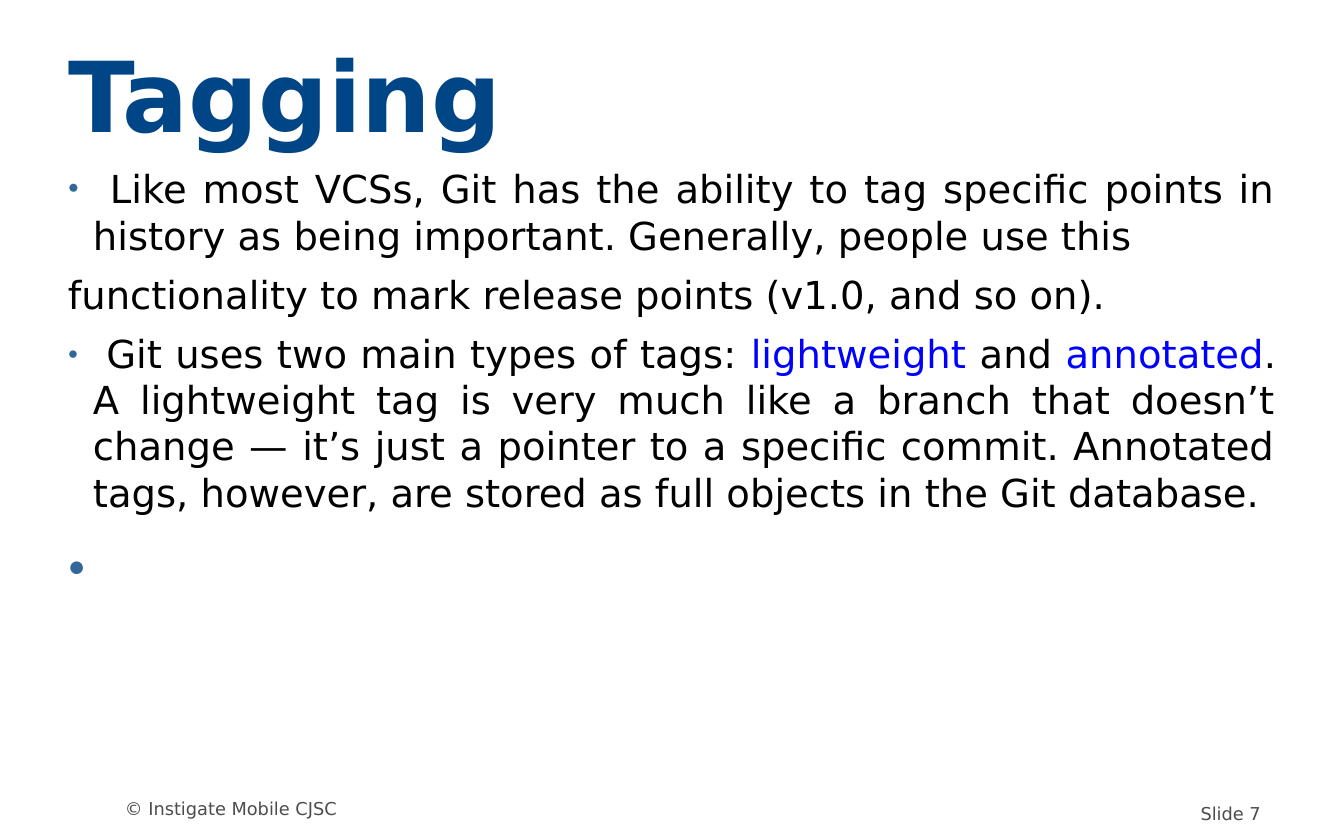
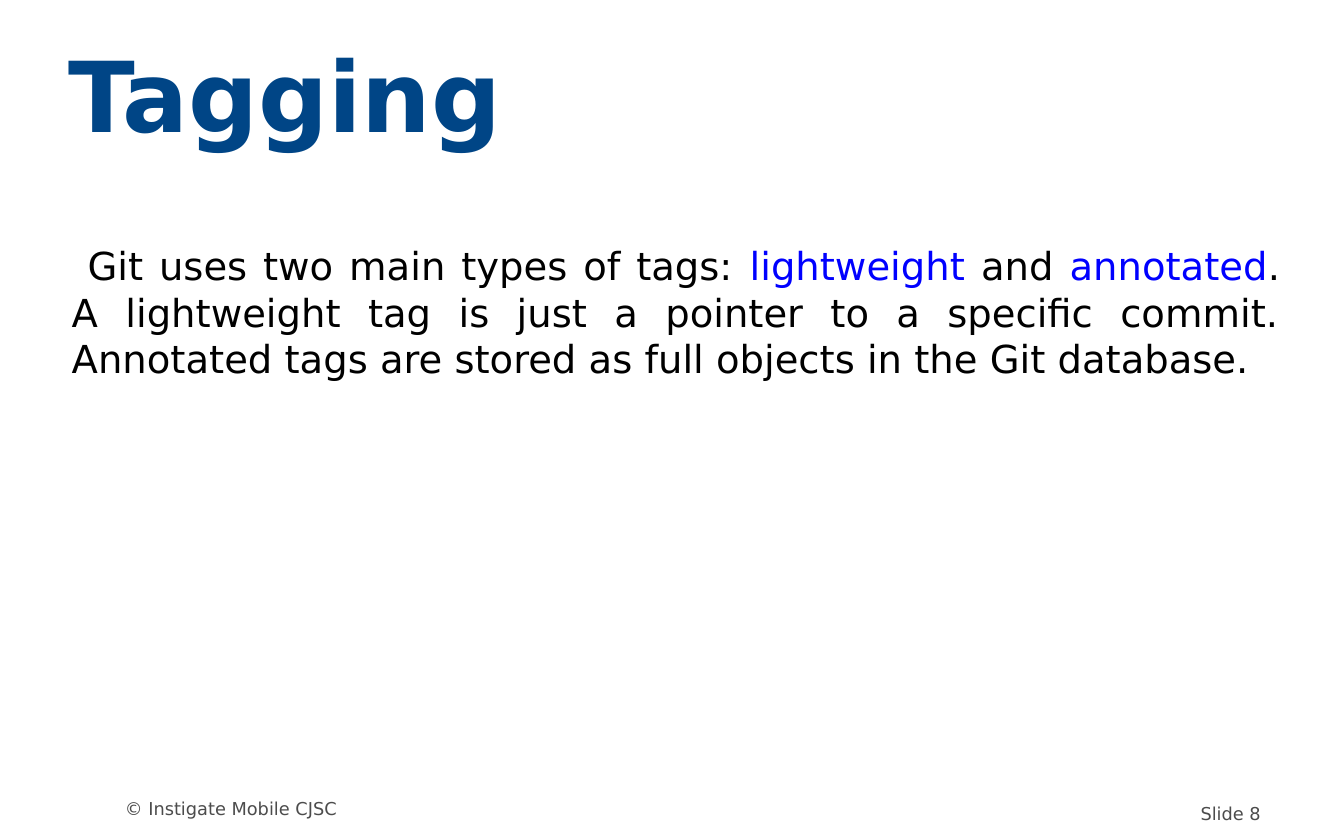
Before and after one commit to MariamP/myRepo, a slide deck: slide 8 of GIT.odp (slide 7 before the commit). Drawn at 1344x840 pixels with LibreOffice and Linux fonts; fonts in the diff are those of the drawing; background and template pictures are left out. Boxes give left, top, right and bottom in pixels: in the first picture for what was removed or moved away, otherwise in the second. Text is boxed around its words. In the diff, an @@ line names an element or a change of style, - is before the commit and + after.

```diff
--- a/GIT.odp
+++ b/GIT.odp
@@ subtitle at [72, 250, 1280, 381]: text changed @@
-● Like most VCSs, Git has the ability to tag specific points in history as being important. Generally, people use this
-functionality to mark release points (v1.0, and so on).
-● Git uses two main types of tags: lightweight and annotated. A lightweight tag is very much like a branch that doesn’t change — it’s just a pointer to a specific commit. Annotated tags, however, are stored as full objects in the Git database.
+Git uses two main types of tags: lightweight and annotated. A lightweight tag is just a pointer to a specific commit. Annotated tags are stored as full objects in the Git database.
@@ page number at [1201, 806, 1260, 821]: text changed @@
-Slide 7
+Slide 8
```
Also in this commit, not shown: 6 other slides changed, 2 slides added.
